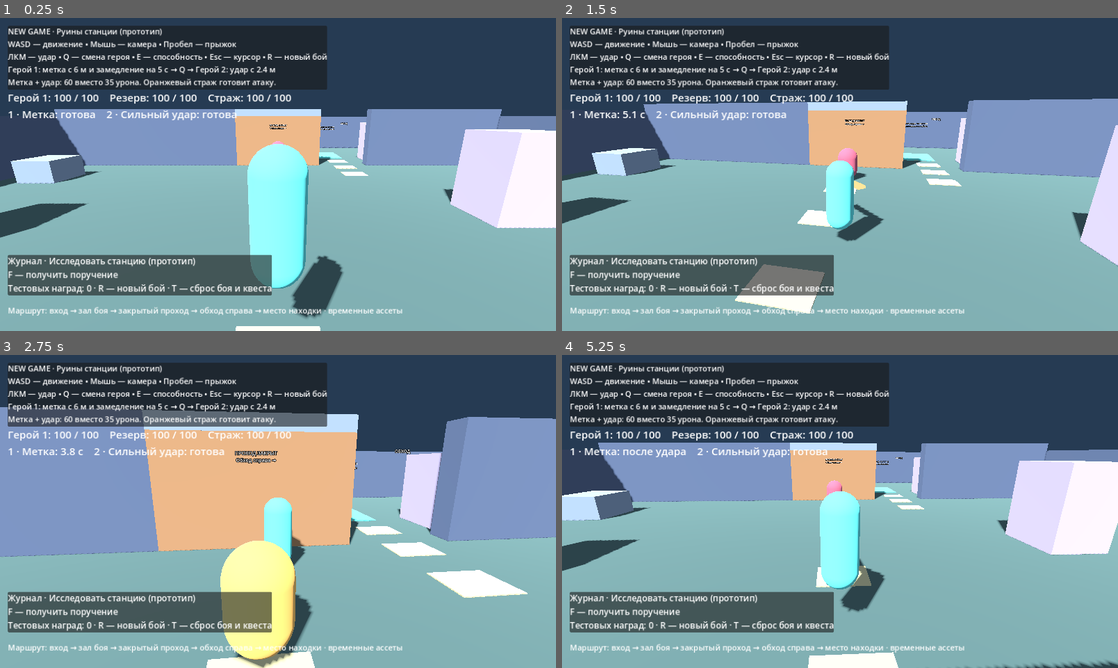
Above: before the commit, frames 1-4 (two rows, left to right).
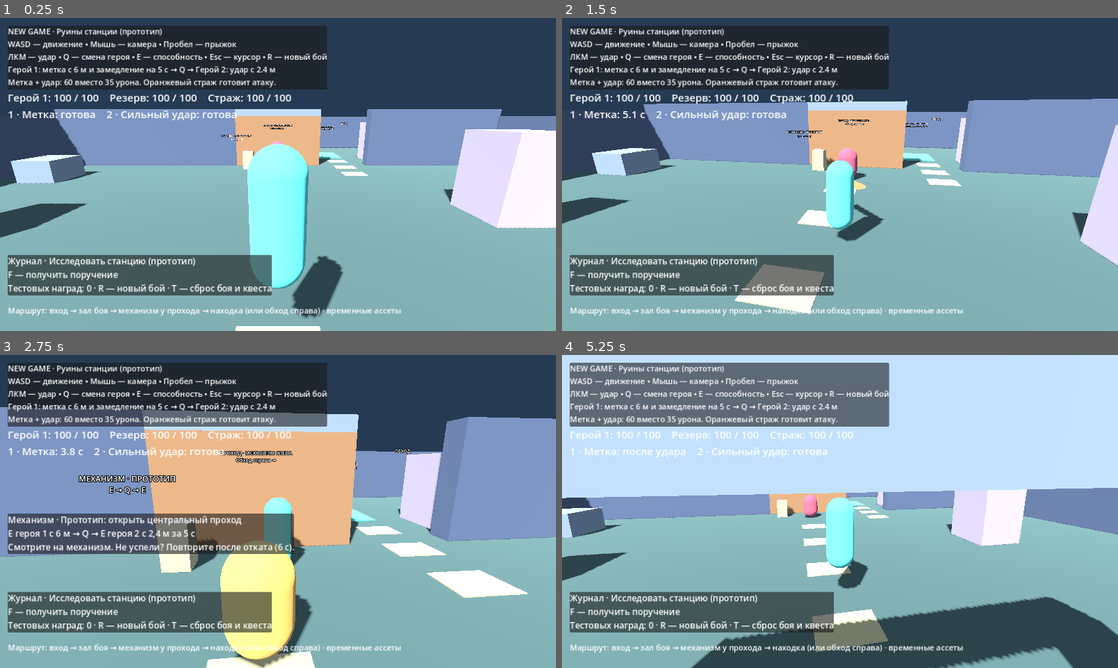
Above: after the commit, the same moments.

Repository: Yola1147/New-game
Game: Godot game, scene res://scenes/main.tscn
Two runs of this game, one before a commit and one after it. Both use one fixed random seed, a clock stepped at 60 frames per second and the inputs below.
Inputs (mouse positions are in pixels of both pictures, inside the frame that each line leads up to):
- Up to frame 1 (0.25 s): no input
- Up to frame 2 (1.5 s): tap Enter (dialogue_next) at 0.5 s; move the mouse to (867, 174) at 0.52 s; hold E (ability) 0.53-1.28 s; hold W (move_forward) from 0.53 s (still down); tap Space (jump) at 0.77, 1.07 s; click (867, 174) at 0.8 s; move the mouse to (812, 174) at 1.27 s; click (812, 174) at 1.35 s
- Up to frame 3 (2.75 s): keep holding W (move_forward); tap Space (jump) at 1.52, 1.82, 2.3 s; tap Q (switch_character) at 1.55 s; move the mouse to (289, 505) at 2.02 s; hold Q (switch_character) from 2.03 s (still down); click (289, 505) at 2.17 s
- Up to frame 4 (5.25 s): keep holding W (move_forward); move the mouse to (834, 517) at 2.77 s; release Q (switch_character) at 2.78 s; tap Space (jump) at 2.85, 3.02, 3.32, 3.77, 4.07, 4.52, 4.82 s; click (834, 517) at 2.92 s; tap E (ability) at 3.05 s; move the mouse to (878, 514) at 3.52 s; hold E (ability) 3.53-4.28 s; click (878, 514) at 3.8 s; tap R (reset) at 4.15 s; move the mouse to (795, 508) at 4.27 s; click (795, 508) at 4.35 s; tap Q (switch_character) at 4.55 s; tap T (reset_quest) at 4.9 s; move the mouse to (845, 511) at 5.02 s; hold Enter (dialogue_next) from 5.03 s (still down); click (845, 511) at 5.17 s

The runs differ from the first frame. In frame 1, 0.7% of the frame differs, in the area x 21-73%, y 34-96%; in frame 2, 0.8%; in frame 3, 8.2%; in frame 4, 66%, in the area x 0-100%, y 0-100%.

Commit message:
Add retryable two-ability station door puzzle for issue 9

Diff:
--- a/scripts/main.gd
+++ b/scripts/main.gd
@@ -5,8 +5,11 @@
 const Dialogue = preload("res://scripts/dialogue.gd")
 const Quest = preload("res://scripts/quest.gd")
 const STATION_POINT := Vector3(4, 0, -10)
+var puzzle: Node3D
 var quest := Quest.new()
 var dialogue: CanvasLayer
+var puzzle_panel: PanelContainer
+var puzzle_status: Label
 var assignment_status: Label
 var player: CharacterBody3D
 var enemy: CharacterBody3D
@@ -48,7 +51,7 @@
 	hud.add_child(panel)
 	var route_hint := Label.new()
 	route_hint.position = Vector2(18, 660)
-	route_hint.text = "Маршрут: вход → зал боя → закрытый проход → обход справа → место находки · временные ассеты"
+	route_hint.text = "Маршрут: вход → зал боя → механизм у прохода → находка (или обход справа) · временные ассеты"
 	route_hint.add_theme_font_size_override("font_size", 18)
 	hud.add_child(route_hint)
 	var label := Label.new()
@@ -59,6 +62,12 @@
 	status.position = Vector2(18, 165)
 	status.add_theme_font_size_override("font_size", 24)
 	hud.add_child(status)
+	puzzle_panel = PanelContainer.new()
+	puzzle_panel.position = Vector2(18, 365)
+	hud.add_child(puzzle_panel)
+	puzzle_status = Label.new()
+	puzzle_status.add_theme_font_size_override("font_size", 20)
+	puzzle_panel.add_child(puzzle_status)
 	assignment_status = Label.new()
 	var journal_panel := PanelContainer.new()
 	journal_panel.position = Vector2(18, 545)
@@ -122,6 +131,7 @@
 	dialogue.assignment_accepted = false
 	quest.reset()
 	restart_battle()
+	puzzle.reset_puzzle()
 
 func ability_status(index: int) -> String:
 	var hp: int = player.health if index == player.active_character else player.reserve_health
@@ -137,6 +147,8 @@
 func update_status() -> void:
 	if not is_instance_valid(status):
 		return
+	puzzle_panel.visible = player.global_position.distance_to(puzzle.global_position) < 8
+	puzzle_status.text = puzzle.hint_text()
 	status.text = "Герой %d: %d / 100    Резерв: %d / 100    Страж: %d / 100" % [player.active_character + 1, player.health, player.reserve_health, enemy.health]
 	status.text += "\n1 · Метка: %s    2 · Сильный удар: %s" % [ability_status(0), ability_status(1)]
 	if enemy.mark_time > 0:
@@ -150,7 +162,7 @@
 	elif enemy.health <= 0:
 		status.text += "\nПобеда! R — повторить бой"
 
-func block(at: Vector3, size: Vector3, color: Color) -> void:
+func block(at: Vector3, size: Vector3, color: Color) -> StaticBody3D:
 	var body := StaticBody3D.new()
 	body.position = at
 	var shape := CollisionShape3D.new()
@@ -167,3 +179,4 @@
 	mesh.material_override = material
 	body.add_child(mesh)
 	add_child(body)
+	return body
--- a/scripts/player.gd
+++ b/scripts/player.gd
@@ -39,6 +39,9 @@
 			enemy.apply_mark()
 		else:
 			enemy.receive_finisher()
+	for mechanism in get_tree().get_nodes_in_group("ability_mechanisms"):
+		if can_reach(mechanism, reach):
+			mechanism.activate(active_character)
 	return true
 
 func can_reach(enemy: Node3D, reach: float) -> bool:
--- /dev/null
+++ b/scripts/puzzle.gd
@@ -0,0 +1,65 @@
+extends Node3D
+
+# Technical interaction demo only; no story or canonical magic rules.
+var gate: StaticBody3D
+var opened := false
+var mark_time := 0.0
+var label: Label3D
+var material: StandardMaterial3D
+
+func _ready() -> void:
+	add_to_group("ability_mechanisms")
+	var mesh := MeshInstance3D.new()
+	var box := BoxMesh.new()
+	box.size = Vector3(0.7, 1.2, 0.7)
+	mesh.mesh = box
+	mesh.position.y = 0.6
+	material = StandardMaterial3D.new()
+	mesh.material_override = material
+	add_child(mesh)
+	label = Label3D.new()
+	label.position = Vector3(-0.6, 2.2, 0.8)
+	label.font_size = 32
+	label.billboard = BaseMaterial3D.BILLBOARD_ENABLED
+	add_child(label)
+	update_hint()
+
+func activate(character: int) -> void:
+	if opened:
+		return
+	if character == 0:
+		mark_time = 5.0
+	elif character == 1 and mark_time > 0:
+		opened = true
+		mark_time = 0
+		set_gate_open(true)
+	update_hint()
+
+func _physics_process(delta: float) -> void:
+	mark_time = maxf(0, mark_time - delta)
+	update_hint()
+
+func set_gate_open(value: bool) -> void:
+	gate.visible = not value
+	gate.get_child(0).set_deferred("disabled", value)
+	# Geometry changed: rebuild the guard's grid on its next pursuit tick.
+	for enemy in get_tree().get_nodes_in_group("enemies"):
+		enemy.navigation_ready = false
+		enemy.clear_pursuit()
+
+func reset_puzzle() -> void:
+	opened = false
+	mark_time = 0
+	set_gate_open(false)
+	update_hint()
+
+func update_hint() -> void:
+	material.albedo_color = Color("65cfc4") if opened else (Color("b99aea") if mark_time > 0 else Color("c9be91"))
+	label.text = "МЕХАНИЗМ · ПРОТОТИП\n" + ("Открыто" if opened else ("Метка: %.1f с" % mark_time if mark_time > 0 else "E → Q → E"))
+
+func hint_text() -> String:
+	if opened:
+		return "Механизм · Прототип: проход открыт\nR сохраняет проход · T сбрасывает всю попытку"
+	if mark_time > 0:
+		return "Механизм · Метка: %.1f с\nQ → E героя 2 с 2,4 м, лицом к механизму" % mark_time
+	return "Механизм · Прототип: открыть центральный проход\nE героя 1 с 6 м → Q → E героя 2 с 2,4 м за 5 с\nСмотрите на механизм. Не успели? Повторите после отката (6 с)."
--- a/scripts/station.gd
+++ b/scripts/station.gd
@@ -1,7 +1,7 @@
 extends RefCounted
 
 # Greybox station only: all dimensions, materials and signs are temporary.
-# The sealed door is scenery for #8; the puzzle and Echo belong to later issues.
+# The local mechanism is a technical prototype, not a canonical magic rule.
 static func build(world: Node3D) -> void:
 	world.block(Vector3(0, -0.5, 0), Vector3(32, 1, 32), Color("526c68"))
 	for x in [-16.0, 16.0]:
@@ -20,8 +20,12 @@
 	# Rear room divider: a visibly sealed central door and a 3.5 m east bypass.
 	world.block(Vector3(-9.25, 2, -6), Vector3(12.5, 4, 0.8), Color("58647c"))
 	world.block(Vector3(11, 2, -6), Vector3(9, 4, 0.8), Color("58647c"))
-	world.block(Vector3(0, 1.75, -6), Vector3(6, 3.5, 0.8), Color("a77c57"))
+	var gate: StaticBody3D = world.block(Vector3(0, 1.75, -6), Vector3(6, 3.5, 0.8), Color("a77c57"))
 	world.block(Vector3(0, 3.75, -6), Vector3(6, 0.5, 0.8), Color("8997a8"))
+	world.puzzle = preload("res://scripts/puzzle.gd").new()
+	world.puzzle.gate = gate
+	world.puzzle.position = Vector3(-2, 0, -4.5)
+	world.add_child(world.puzzle)
 	# Flat colour strips are wayfinding, not magical effects or puzzle objects.
 	for z in [8.0, 5.0, 2.0, -1.0]:
 		world.block(Vector3(0, 0.015, z), Vector3(1.4, 0.03, 1), Color("c9be91"))
@@ -29,7 +33,7 @@
 		world.block(Vector3(4.75, 0.015, z), Vector3(1.4, 0.03, 1), Color("c9be91"))
 	world.block(Vector3(4, 0.025, -10), Vector3(3, 0.05, 3), Color("65cfc4"))
 	signpost(world, Vector3(0, 3.9, 11), "ВХОД · РУИНЫ СТАНЦИИ\nВременная геометрия")
-	signpost(world, Vector3(0, 2.8, -5.4), "ПРОХОД ЗАКРЫТ\nОбход справа →")
+	signpost(world, Vector3(0, 2.8, -5.4), "ПРОХОД · МЕХАНИЗМ СЛЕВА\nОбход справа →")
 	signpost(world, Vector3(4.75, 3, -6), "ОБХОД")
 	signpost(world, Vector3(4, 2.5, -10), "МЕСТО НАХОДКИ · ПРОТОТИП\nG — осмотреть после победы")
 
--- /dev/null
+++ b/tests/puzzle.gd
@@ -0,0 +1,124 @@
+extends "res://tests/station.gd"
+
+func snapshot(view: String) -> void:
+	if "--capture" in OS.get_cmdline_user_args() and DisplayServer.get_name() != "headless":
+		await process_frame
+		await RenderingServer.frame_post_draw
+		root.get_texture().get_image().save_png("res://.tools/issue9-%s.png" % view)
+
+func key(code: Key) -> void:
+	var event := InputEventKey.new()
+	event.physical_keycode = code
+	event.pressed = true
+	Input.parse_input_event(event)
+	Input.flush_buffered_events()
+	event = event.duplicate()
+	event.pressed = false
+	Input.parse_input_event(event)
+	Input.flush_buffered_events()
+
+func run() -> void:
+	var world = load("res://scenes/main.tscn").instantiate()
+	root.add_child(world)
+	var player = world.player
+	var enemy = world.enemy
+	var puzzle = world.puzzle
+	player.input_enabled = false
+	enemy.set_physics_process(false)
+	await frames(90)
+	player.position = Vector3(-2, 0, -2.5)
+	player.visual.rotation.y = 0
+	await frames(2)
+	check(not puzzle.opened and not puzzle.gate.get_child(0).disabled, "Door starts closed with collision")
+	await snapshot("closed")
+	player.switch_character()
+	check(player.use_ability() and not puzzle.opened, "Finisher first must leave mechanism retryable")
+	player.switch_character()
+	check(player.use_ability() and puzzle.mark_time > 0, "Existing mark ability must reach mechanism")
+	check(not player.use_ability(), "Repeated E must respect ability cooldown")
+	await snapshot("marked")
+	var mark_before: float = puzzle.mark_time
+	world.dialogue.begin()
+	for code in [KEY_Q, KEY_E, KEY_T, KEY_R]:
+		key(code)
+	for i in range(30):
+		await process_frame
+	check(puzzle.mark_time == mark_before and not puzzle.opened, "Dialogue pauses puzzle timer and blocks gameplay input")
+	world.dialogue.finish()
+	await frames(370)
+	check(puzzle.mark_time == 0, "Mechanism mark must expire naturally")
+	player.switch_character()
+	check(player.use_ability() and not puzzle.opened, "Expired mark must not open door")
+	await frames(370)
+	player.switch_character()
+	# Both abilities obey the same facing, height, range and occlusion as combat.
+	player.visual.rotation.y = PI
+	player.use_ability()
+	check(puzzle.mark_time == 0, "Mechanism behind hero must not activate")
+	world.restart_battle()
+	player.position = Vector3(-2, 0, 3)
+	player.visual.rotation.y = 0
+	player.use_ability()
+	check(puzzle.mark_time == 0, "Mark outside 6m must miss")
+	world.restart_battle()
+	player.position = Vector3(-2, 0, -8)
+	player.visual.rotation.y = PI
+	player.use_ability()
+	check(puzzle.mark_time == 0, "Sealed door must block ability from rear room")
+	world.restart_battle()
+	player.position = Vector3(-2, 3, -2.5)
+	player.visual.rotation.y = 0
+	player.use_ability()
+	check(puzzle.mark_time == 0, "Height limit applies to mechanism")
+	world.restart_battle()
+	player.position = Vector3(-2, 0, -2.5)
+	player.visual.rotation.y = 0
+	player.take_damage(100)
+	check(not player.use_ability() and puzzle.mark_time == 0, "Dead hero cannot activate mechanism")
+	world.restart_battle()
+	player.position = Vector3(-2, 0, -2.5)
+	player.visual.rotation.y = 0
+	await frames(2)
+	if DisplayServer.get_name() != "headless":
+		player.input_enabled = true
+		Input.mouse_mode = Input.MOUSE_MODE_CAPTURED
+		key(KEY_E)
+		key(KEY_Q)
+		key(KEY_E)
+	else:
+		player.use_ability()
+		player.switch_character()
+		player.use_ability()
+	check(puzzle.opened, "Mark then switched hero finisher (real E/Q/E with graphics) must open door")
+	await frames(2)
+	check(not puzzle.gate.visible and puzzle.gate.get_child(0).disabled, "Open door must remove both mesh and collision")
+	await snapshot("opened")
+	player.input_enabled = true
+	player.pivot.rotation.y = 0
+	await walk(player, Vector3(-2, 0, -9))
+	await walk(player, Vector3(-2, 0, -2.5))
+	puzzle.activate(0)
+	puzzle.activate(1)
+	check(puzzle.opened, "Repeated activation must keep door open")
+	# The guard must also use the newly opened central route.
+	player.input_enabled = false
+	player.position = Vector3(0, 0, -9)
+	enemy.position = Vector3(0, 0, -3)
+	enemy.set_physics_process(true)
+	await frames(130)
+	check(enemy.position.z < -6, "Guard must rebuild navigation and cross opened doorway")
+	world.restart_battle()
+	await frames(2)
+	check(puzzle.opened and puzzle.gate.get_child(0).disabled, "R preserves opened passage")
+	world.restart_quest()
+	await frames(2)
+	check(not puzzle.opened and puzzle.mark_time == 0 and not puzzle.gate.get_child(0).disabled, "T resets door and mark without leaving hero trapped")
+	check(player.position.z > 7, "Full reset returns hero to entrance")
+	player.position = Vector3(-2, 0, -2.5)
+	player.visual.rotation.y = 0
+	player.use_ability()
+	player.switch_character()
+	player.use_ability()
+	check(puzzle.opened, "Puzzle must be solvable again after full reset")
+	print("PUZZLE RESULT: ", failures, " failures (order, expiry, retry, restrictions, collision, walk, navigation, resets)")
+	quit(1 if failures else 0)
Not shown, added: scripts/puzzle.gd.uid
Not shown, added: tests/puzzle.gd.uid
Not shown, changed: GAME_DESIGN.md
Not shown, changed: PLAYTEST.md
Not shown, changed: ROADMAP.md
Not shown, changed: Run.ps1
